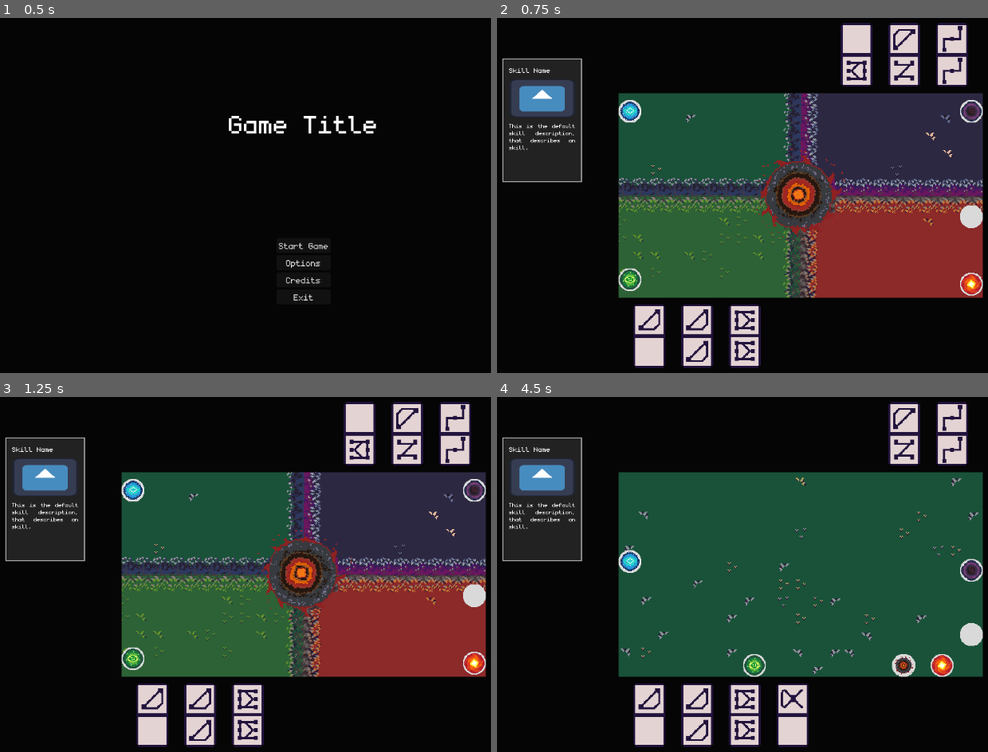
Above: before the commit, frames 1-4 (two rows, left to right).
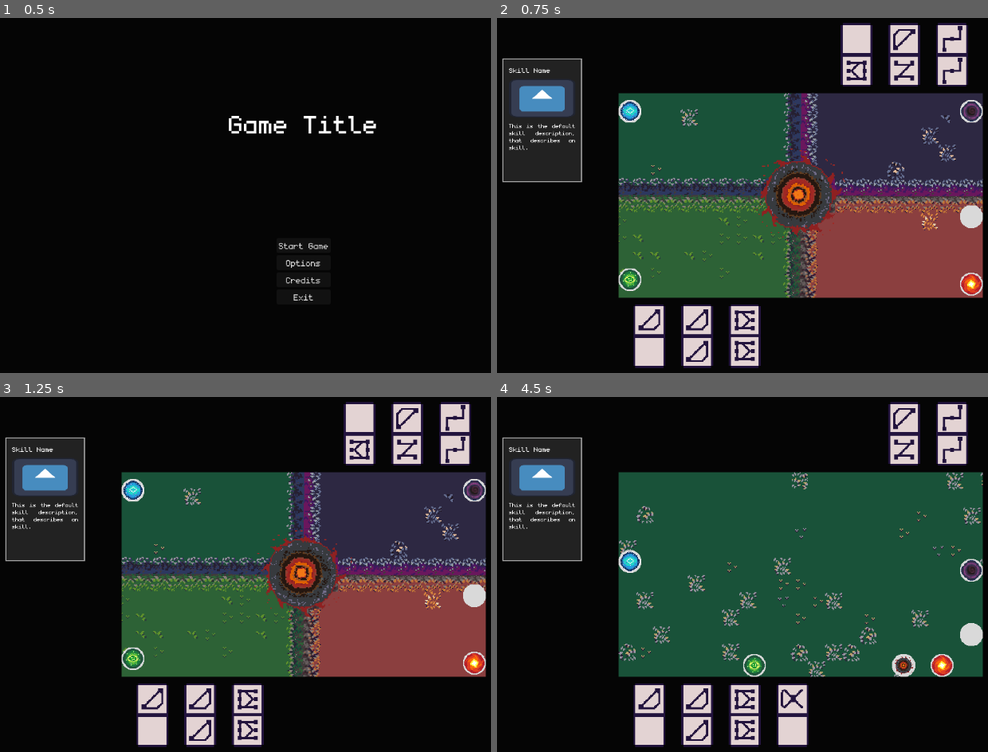
Above: after the commit, the same moments.

Repository: Juanxpeke/GD-BR2024
Game: Godot game, scene res://Core/GUI/MainMenu/main_menu.tscn
The game is run twice, just before and just after one commit, with the same random seed, the same clock (stepped at 60 frames per second) and the same inputs. The engine's default icon, where the game draws it, is replaced by a stand-in: a white triangle on a blue panel in a dark square.
Inputs (mouse positions are in pixels of both pictures, inside the frame that each line leads up to):
- Up to frame 1 (0.5 s): no input
- Up to frame 2 (0.75 s): click "Start Game" at 0.5 s
- Up to frame 3 (1.25 s): no input
- Up to frame 4 (4.5 s): drag from (801, 574) to (973, 595) at 1.27 s; drag from (973, 641) to (850, 492) at 2.02 s; move the mouse to (850, 482) at 2.77 s; hold Mouse wheel up (wheel_up) 2.78-3.5 s; click (850, 482) at 2.92 s; drag from (825, 570) to (629, 524) at 3.52 s; drag from (629, 560) to (737, 503) at 4.27 s

Frame 1 is identical in both runs. In frame 2, 0.4% of the frame differs, in the area x 37-94%, y 25-60%; in frame 3, 0.4%; in frame 4, 1.7%, in the area x 24-100%, y 21-79%.

Commit message:
Updated tileset and added card art

Diff:
--- a/Core/World/BackgroundBoard/background_board.tres
+++ b/Core/World/BackgroundBoard/background_board.tres
@@ -20,15 +20,15 @@
 3:0/0 = 0
 3:0/0/terrain_set = 0
 3:0/0/terrain = 2
-3:0/0/probability = 0.02
+3:0/0/probability = 0.2
 4:0/0 = 0
 4:0/0/terrain_set = 0
 4:0/0/terrain = 2
-4:0/0/probability = 0.015
+4:0/0/probability = 0.2
 5:0/0 = 0
 5:0/0/terrain_set = 0
 5:0/0/terrain = 2
-5:0/0/probability = 0.015
+5:0/0/probability = 0.2
 0:1/0 = 0
 0:1/0/terrain_set = 0
 0:1/0/terrain = 3
@@ -46,11 +46,11 @@
 4:1/0 = 0
 4:1/0/terrain_set = 0
 4:1/0/terrain = 2
-4:1/0/probability = 0.15
+4:1/0/probability = 0.015
 5:1/0 = 0
 5:1/0/terrain_set = 0
 5:1/0/terrain = 2
-5:1/0/probability = 0.2
+5:1/0/probability = 0.015
 0:2/0 = 0
 0:2/0/terrain_set = 0
 0:2/0/terrain = 4
@@ -99,14 +99,14 @@
 11:1/0 = 0
 11:1/0/terrain_set = 0
 11:1/0/terrain = 1
-11:1/0/probability = 0.015
+11:1/0/probability = 0.0
 10:1/0 = 0
 10:1/0/terrain_set = 0
 10:1/0/terrain = 1
-10:1/0/probability = 0.015
 9:1/0 = 0
 9:1/0/terrain_set = 0
 9:1/0/terrain = 1
+9:1/0/probability = 0.0
 8:1/0 = 0
 8:1/0/terrain_set = 0
 8:1/0/terrain = 0
@@ -126,11 +126,10 @@
 9:0/0 = 0
 9:0/0/terrain_set = 0
 9:0/0/terrain = 1
-9:0/0/probability = 0.02
+9:0/0/probability = 0.0
 10:0/0 = 0
 10:0/0/terrain_set = 0
 10:0/0/terrain = 1
-10:0/0/probability = 0.015
 7:1/0 = 0
 7:1/0/terrain_set = 0
 7:1/0/terrain = 0
@@ -141,7 +140,6 @@
 11:0/0 = 0
 11:0/0/terrain_set = 0
 11:0/0/terrain = 1
-11:0/0/probability = 0.015
 6:2/0 = 0
 6:2/0/terrain_set = 0
 6:2/0/terrain = 4
Binary file changed: Assets/CustomPixelArt/Tilesets/TileSet.aseprite
Not shown: 1 places in Core/Domino/domino.tscn that only renumber resources
Binary file changed: Core/World/BackgroundBoard/background_board.png
Not shown: 1 places in Core/World/BackgroundBoard/background_board.tres that only renumber resources
Renamed: Assets/CustomPixelArt/SpellCardArt/CardArts/Fireball.png -> Global/Skills/Fireball/fireball.png
